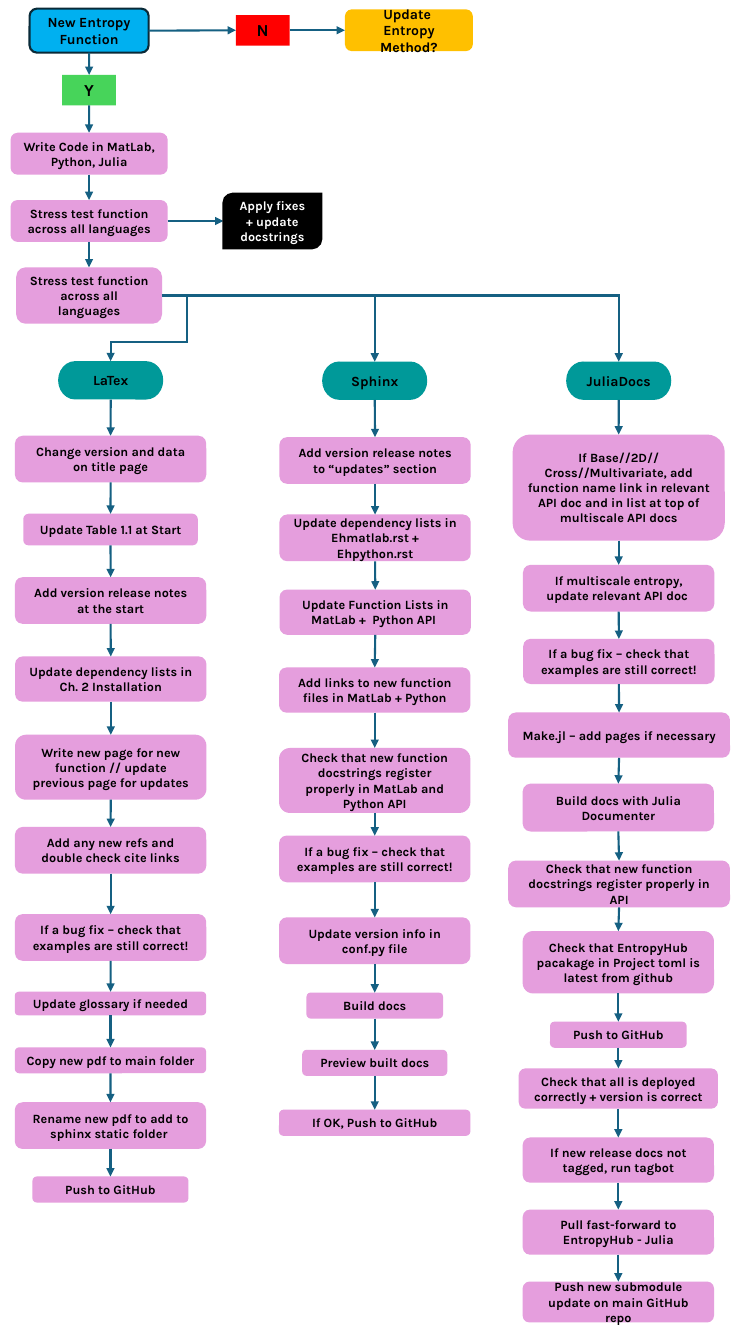
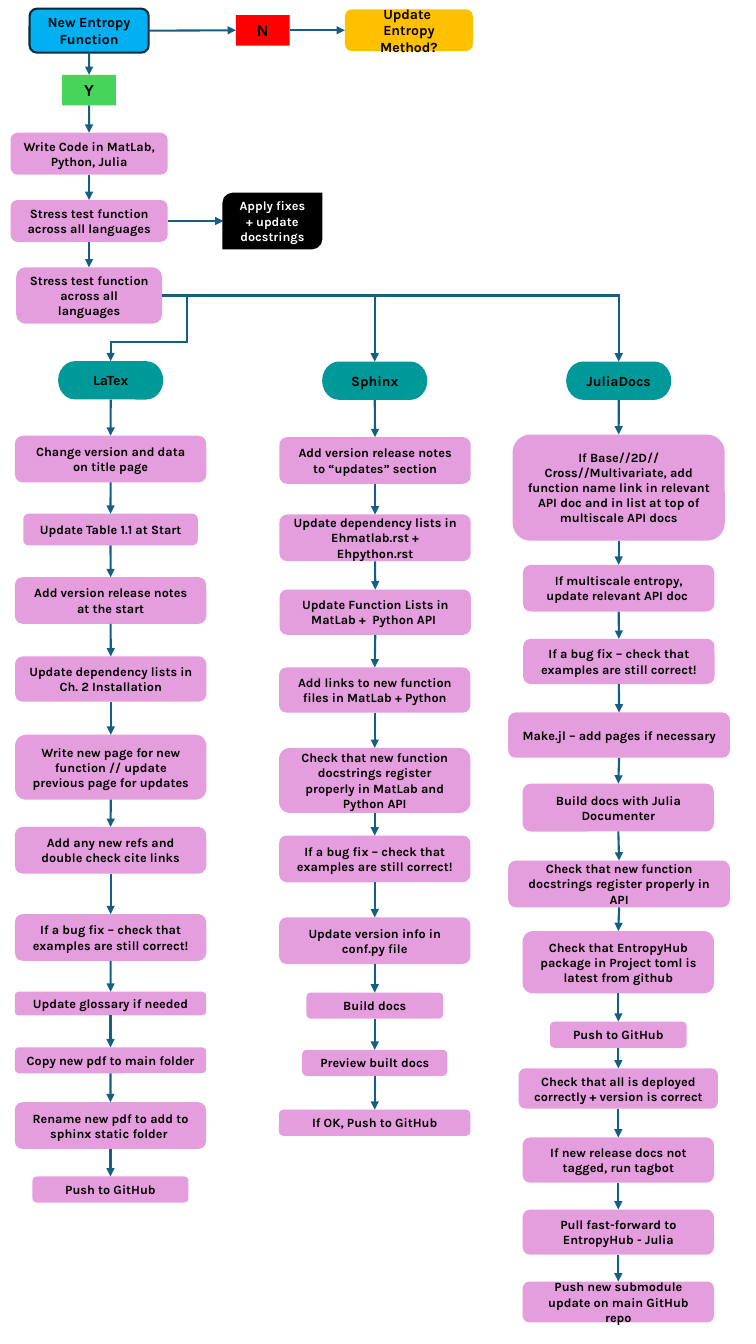
Before and after one commit to MattWillFlood/EntropyHub, a slide deck: slide 2 of EntropyHub Flow Diagram.pptx. Drawn at 756x1344 pixels with LibreOffice and Linux fonts; fonts in the diff are those of the drawing. Boxes give left, top, right and bottom in pixels: in the first picture for what was removed or moved away, otherwise in the second. Text is boxed around its words. In the diff, an @@ line names an element or a change of style, - is before the commit and + after.

```diff
--- a/EntropyHub Flow Diagram.pptx
+++ b/EntropyHub Flow Diagram.pptx
@@ text in rounded rectangle at box(540, 943, 697, 985): text changed @@
-Check that EntropyHub pacakage in Project toml is latest from github
+Check that EntropyHub package in Project toml is latest from github
```
Also in this commit, not shown: 1 other file.
